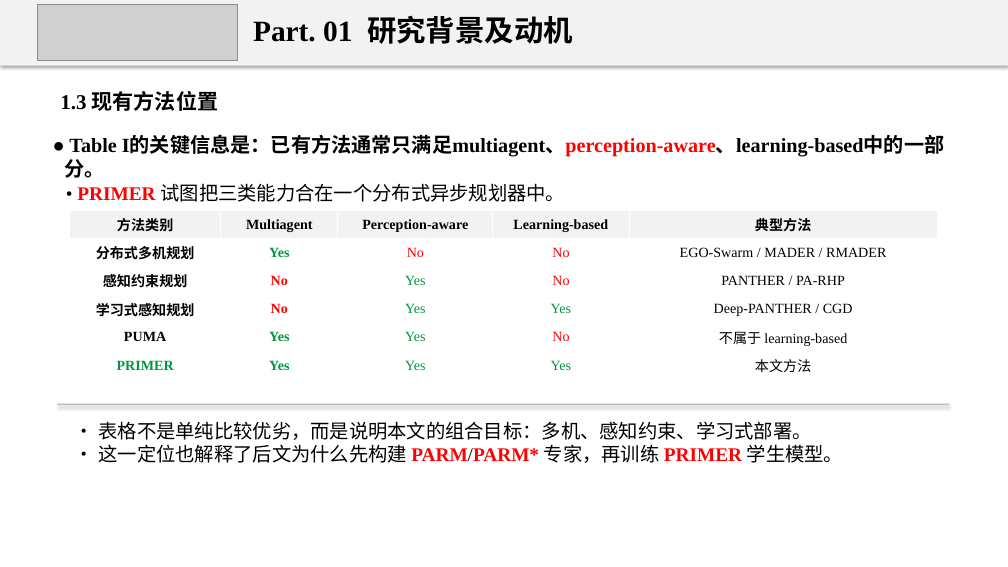
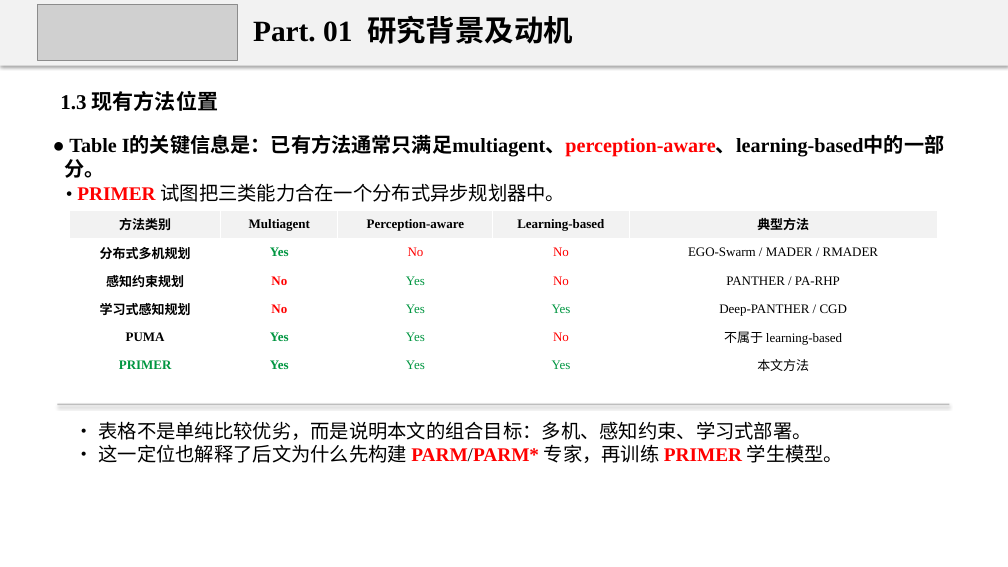
Before and after one commit to 18-cuixu/paper2ppt, a slide deck: slide 4 of skills/uav-paper-report/assets/examples/uav-primer-regression-report.pptx. Drawn at 1008x567 pixels with LibreOffice and Linux fonts; fonts in the diff are those of the drawing; grey boxes stand for pictures. Boxes give left, top, right and bottom in pixels: in the first picture for what was removed or moved away, otherwise in the second. Text is boxed around its words. In the diff, an @@ line names an element or a change of style, - is before the commit and + after.

```diff
--- a/skills/uav-paper-report/assets/examples/uav-primer-regression-report.pptx
+++ b/skills/uav-paper-report/assets/examples/uav-primer-regression-report.pptx
@@ table at bbox=[70, 210, 938, 380] @@
@@ size 13.4 to 12.4 pt @@
```
Also in this commit, not shown: 4 other slides changed, 16 other files.
